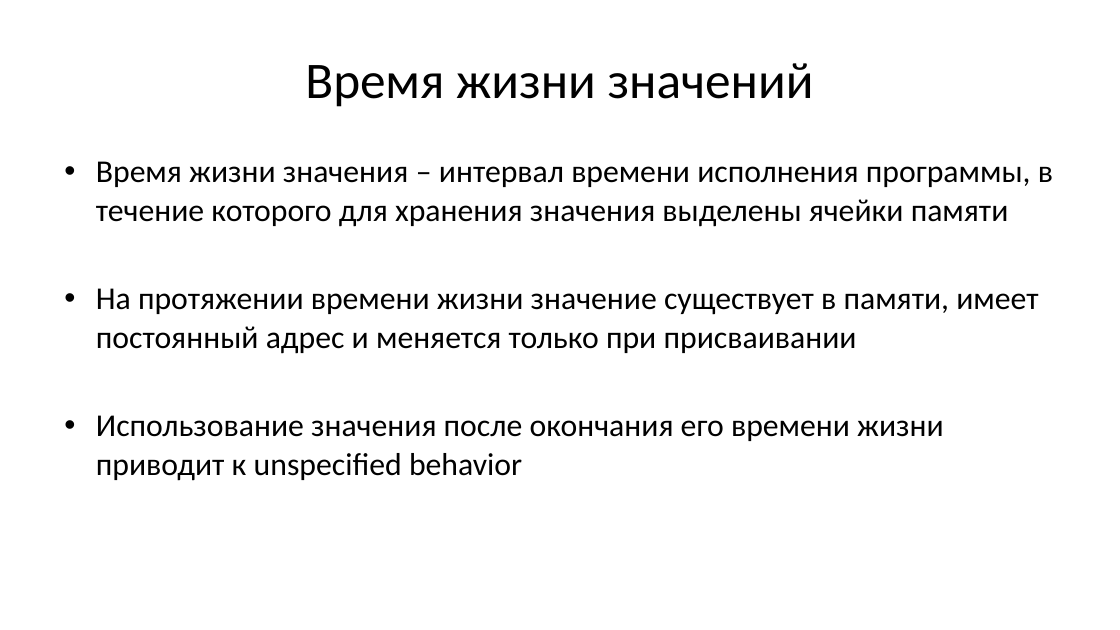
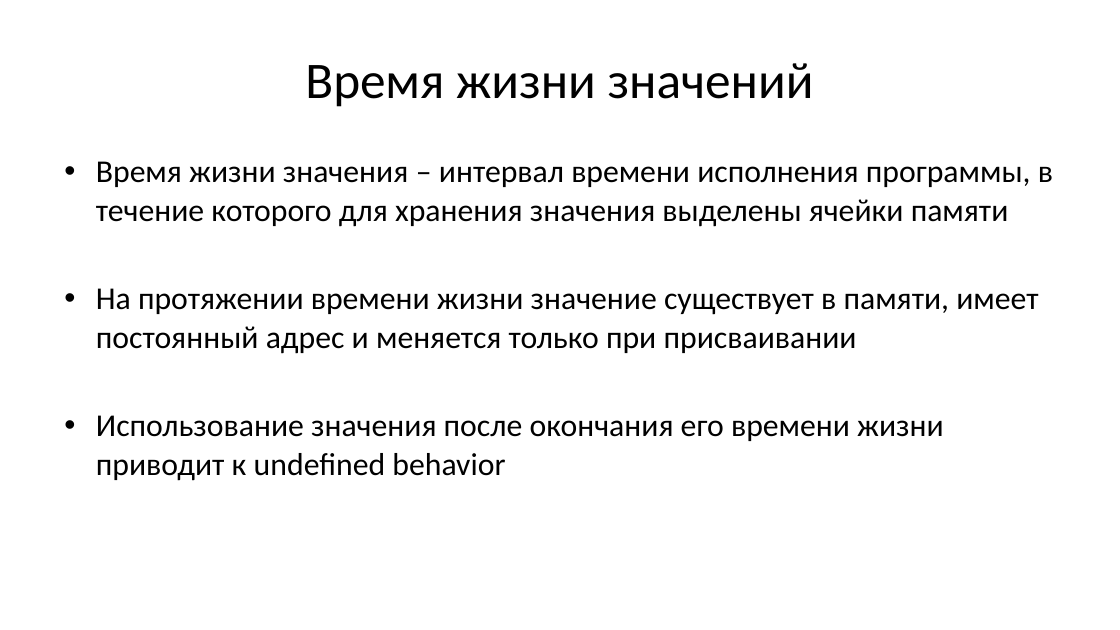
Before and after one commit to Evgueni-Petrov-aka-espetrov/Algorithms-and-Programming-in-C-pptx, a slide deck: slide 98 of 02.75 Лексика и концепции языка Си.pptx (slide 93 before the commit). Drawn at 1120x630 pixels with LibreOffice and Linux fonts; fonts in the diff are those of the drawing. Boxes give left, top, right and bottom in pixels: in the first picture for what was removed or moved away, otherwise in the second. Text is boxed around its words. In the diff, an @@ line names an element or a change of style, - is before the commit and + after.

Commit message:
исправил опечатки, добавил про undefined, unspecified, implementation-defined

```diff
--- a/02.75 Лексика и концепции языка Си.pptx
+++ b/02.75 Лексика и концепции языка Си.pptx
@@ text at [96, 415, 944, 481]: text changed @@
-• Использование значения после окончания его времени жизни приводит к unspecified behavior
+• Использование значения после окончания его времени жизни приводит к undefined behavior
```
Also in this commit, not shown: 12 other slides changed, 5 slides added.
